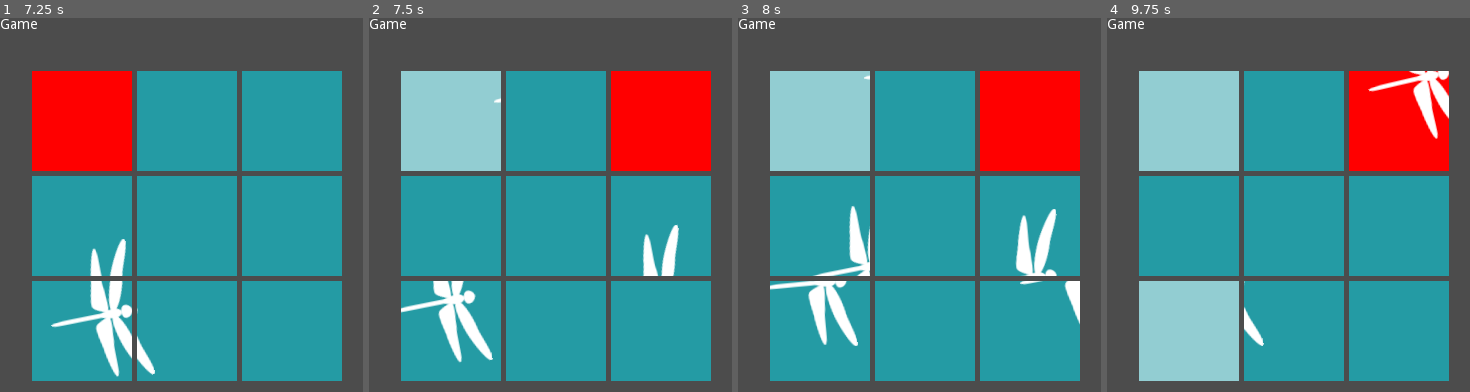
Above: before the commit, frames 1-4 (left to right).
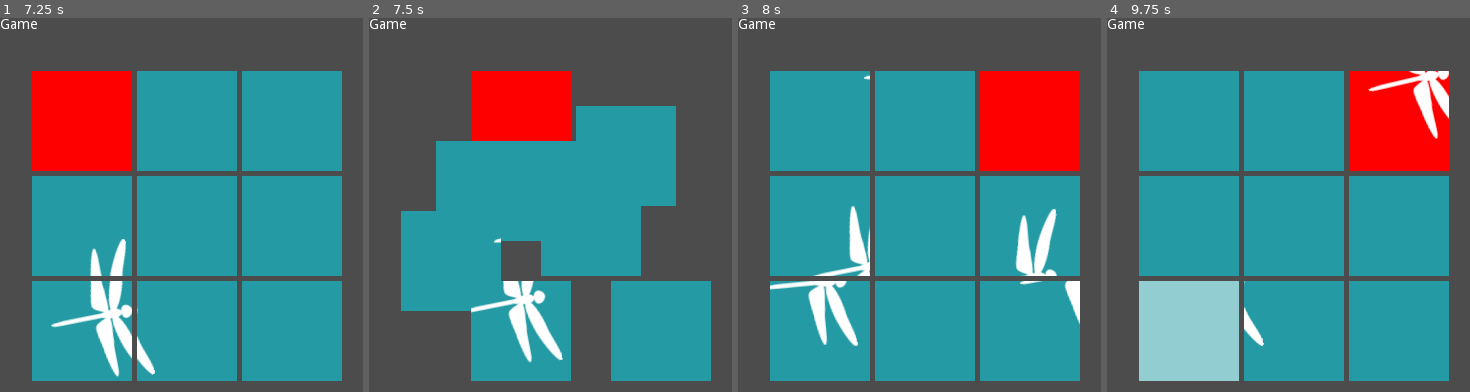
Above: after the commit, the same moments.

Repository: hrk4649/picture_puzzle_move
Game: Godot game, scene res://Main.tscn
The game is run twice, just before and just after one commit, with the same random seed, the same clock (stepped at 60 frames per second) and the same inputs.
Inputs (mouse positions are in pixels of both pictures, inside the frame that each line leads up to):
- Up to frame 1 (7.25 s): tap Space at 0.5 s; move the mouse to (286, 287) at 0.52 s; hold Right (ui_right) 0.53-1.25 s; hold Enter (ui_accept) 0.53-1.25 s; click (286, 287) at 0.67 s; click "START" at 1.25 s; click "START" at 2 s; tap Enter (ui_accept) at 2.75, 3.5, 5 s; drag from (119, 347) to (outside the picture) at 2.77 s; move the mouse to (239, 186) at 3.52 s; hold Right (ui_right) 3.53-4.25 s; hold Enter (ui_accept) 3.53-4.25 s; click (239, 186) at 3.67 s; drag from (outside the picture) to (79, 227) at 4.27 s; move the mouse to (outside the picture) at 5.02 s; hold Left (ui_left) 5.03-5.75 s; hold Enter (ui_accept) 5.03-5.75 s; click (outside the picture) at 5.17 s; drag from (79, 227) to (141, 167) at 5.77 s; move the mouse to (221, 317) at 6.52 s; hold Down (ui_down) from 6.53 s (still down); hold Enter (ui_accept) from 6.53 s (still down); click (221, 317) at 6.67 s
- Up to frame 2 (7.5 s): release Down (ui_down) at 7.25 s; release Enter (ui_accept) at 7.25 s; drag from (510, 167) to (488, 347) at 7.27 s
- Up to frame 3 (8 s): no input
- Up to frame 4 (9.75 s): move the mouse to (1393, 287) at 8.02 s; hold Up (ui_up) 8.03-8.75 s; hold Enter (ui_accept) 8.03-8.75 s; click (1393, 287) at 8.17 s; drag from (1226, 347) to (outside the picture) at 8.77 s; move the mouse to (1346, 186) at 9.52 s; hold Down (ui_down) from 9.53 s (still down); hold Enter (ui_accept) from 9.53 s (still down); click (1346, 186) at 9.67 s

Frame 1 is identical in both runs. In frame 2, 37% of the frame differs, in the area x 8-95%, y 14-98%; in frame 3, 7.4%; in frame 4, 7.4%.

Commit message:
use animation to switch pieces

Diff:
--- a/Game.gd
+++ b/Game.gd
@@ -1,30 +1,22 @@
 extends Node2D
 
 var Piece = preload("res://parts/Piece.tscn")
-
 var Board = preload("res://Board.gd")
 
 enum GameState {INIT, SHUFFLE, PLAY, CHANGE, FINISH}
+enum InputDevice {KEY_DPAD, MOUSE_TOUCH}
 
 var game_state = GameState.INIT
-
 var scene_instance = null
-
 var num_pieces = 9
-
 var piece_size = Vector2(100,100)
-
 var top_left_position = Vector2(100,100)
-
 var pieces
-
 var board
-
 var key_hook = false
-
 var cursol = null
-
 var grabbedPiece = null
+var input_device = InputDevice.KEY_DPAD
 
 func _ready():
     pass # Replace with function body.
@@ -39,6 +31,21 @@
     match game_state:
         GameState.INIT:
             change_texture_rect(delta)
+        GameState.SHUFFLE:
+            change_texture_rect(delta)
+            var all_moved = true
+            for i in range(0, num_pieces):
+                var tr = pieces[i]
+                if tr.anim_player.is_playing():
+                    all_moved = false
+                    break
+            if all_moved:
+                select_piece()
+                # game clear check
+                if board.is_all_piece_on_correct_place():
+                    game_clear()
+                else:
+                    game_state = GameState.PLAY
         GameState.PLAY:
             change_texture_rect(delta)
             select_piece()
@@ -65,8 +72,10 @@
     var key_pressed = false
 
     if event.is_action_pressed("ui_accept") and !key_hook:
+        input_device = InputDevice.KEY_DPAD
         key_pressed = true
     elif event is InputEventMouseButton and event.button_index == BUTTON_LEFT and event.pressed:
+        input_device = InputDevice.MOUSE_TOUCH
         key_pressed = true
 
     if key_pressed and !key_hook:
@@ -76,14 +85,18 @@
         # shffle pieces
         var shuffled = board.get_shuffled_piece_array()
         board.pieces = shuffled
-        move_pieces()
+
+        move_pieces_animation()
+        game_state = GameState.SHUFFLE
     return key_pressed
 
 func input_play(event):
     pass
     if event is InputEventKey:
+        input_device = InputDevice.KEY_DPAD
         return input_play_key(event)
     elif event is InputEventMouseButton:
+        input_device = InputDevice.MOUSE_TOUCH
         return input_play_mouse(event)
 
 func input_play_key(event):
@@ -164,12 +177,11 @@
         var piece2_value = board.pieces[piece2_idx]
         board.pieces[piece1_idx] = piece2_value
         board.pieces[piece2_idx] = piece1_value
-        move_pieces()
         # reset
         grabbedPiece = null
-        # game clear check
-        if board.is_all_piece_on_correct_place():
-            game_clear()
+        select_piece()
+        move_pieces_animation()
+        game_state = GameState.SHUFFLE
 
 func game_clear():
     game_state = GameState.FINISH
@@ -209,7 +221,7 @@
         grab_idx = board.get_piece_num(grabbedPiece.x, grabbedPiece.y)
 
     var cursol_idx = null
-    if cursol != null:
+    if cursol != null and input_device == InputDevice.KEY_DPAD:
         cursol_idx = board.get_piece_num(cursol.x, cursol.y)
 
     for idx1 in range(0, num_pieces):
@@ -268,13 +280,29 @@
         print(logstr)
         add_child(tr)
 
-func move_pieces():
+#func move_pieces():
+#    pass
+#    for idx in range(0, num_pieces):
+#        var idx_p = board.pieces[idx]
+#        var tr = pieces[idx_p]
+#        var position = board.get_board_position(idx) + top_left_position
+#        tr.set_position(position)
+
+func move_pieces_animation():
     pass
     for idx in range(0, num_pieces):
         var idx_p = board.pieces[idx]
         var tr = pieces[idx_p]
-        var position = board.get_board_position(idx) + top_left_position
-        tr.set_position(position)
+        var next_position = board.get_board_position(idx) + top_left_position
+        var current_position = tr.rect_position
+        if next_position != current_position:
+            tr.move_animation(next_position)
+
+func move_piece_animation(idx_p, next_position):
+    pass
+    var tr = pieces[idx_p]
+    tr.move_animation(next_position)
+
 
 func stop_game():
     """
--- a/parts/Piece.gd
+++ b/parts/Piece.gd
@@ -2,7 +2,29 @@
 
 
 var color_rect
+var anim_player
 
 func _ready():
     color_rect = $ColorRect
     color_rect.rect_size = self.rect_size
+    anim_player = $AnimationPlayer
+
+func move_animation(next_position):
+    pass
+    #var anim = $AnimationPlayer.get_animation("move")
+    var anim = Animation.new()
+
+    anim.clear()
+    var track_index_x = anim.add_track(Animation.TYPE_VALUE)
+    anim.track_set_path(track_index_x, ":rect_position:x")
+    var track_index_y = anim.add_track(Animation.TYPE_VALUE)
+    anim.track_set_path(track_index_y, ":rect_position:y")
+    var positions = [rect_position, next_position]
+    for idx in range(0, positions.size()):
+        pass
+        var time = idx * 0.5
+        anim.track_insert_key(track_index_x, time, positions[idx].x)
+        anim.track_insert_key(track_index_y, time, positions[idx].y)
+    anim_player.remove_animation("move")
+    anim_player.add_animation("move", anim)
+    anim_player.play("move")
--- a/parts/Piece.tscn
+++ b/parts/Piece.tscn
@@ -1,10 +1,41 @@
-[gd_scene load_steps=2 format=2]
+[gd_scene load_steps=4 format=2]
 
 [ext_resource path="res://parts/Piece.gd" type="Script" id=1]
 
+[sub_resource type="Animation" id=1]
+length = 0.001
+tracks/0/type = "value"
+tracks/0/path = NodePath(".:rect_position")
+tracks/0/interp = 1
+tracks/0/loop_wrap = true
+tracks/0/imported = false
+tracks/0/enabled = true
+tracks/0/keys = {
+"times": PoolRealArray( 0 ),
+"transitions": PoolRealArray( 1 ),
+"update": 0,
+"values": [ Vector2( 0, 0 ) ]
+}
+
+[sub_resource type="Animation" id=2]
+resource_name = "move"
+length = 0.1
+tracks/0/type = "value"
+tracks/0/path = NodePath(".:rect_position")
+tracks/0/interp = 1
+tracks/0/loop_wrap = true
+tracks/0/imported = false
+tracks/0/enabled = true
+tracks/0/keys = {
+"times": PoolRealArray( 0, 0.1 ),
+"transitions": PoolRealArray( 1, 1 ),
+"update": 0,
+"values": [ Vector2( 0, 0 ), Vector2( 100, 100 ) ]
+}
+
 [node name="Piece" type="TextureRect"]
-margin_right = 40.0
-margin_bottom = 40.0
+margin_right = 40.0002
+margin_bottom = 40.0002
 rect_clip_content = true
 script = ExtResource( 1 )
 __meta__ = {
@@ -18,3 +49,7 @@
 __meta__ = {
 "_edit_use_anchors_": false
 }
+
+[node name="AnimationPlayer" type="AnimationPlayer" parent="."]
+anims/RESET = SubResource( 1 )
+anims/move = SubResource( 2 )
